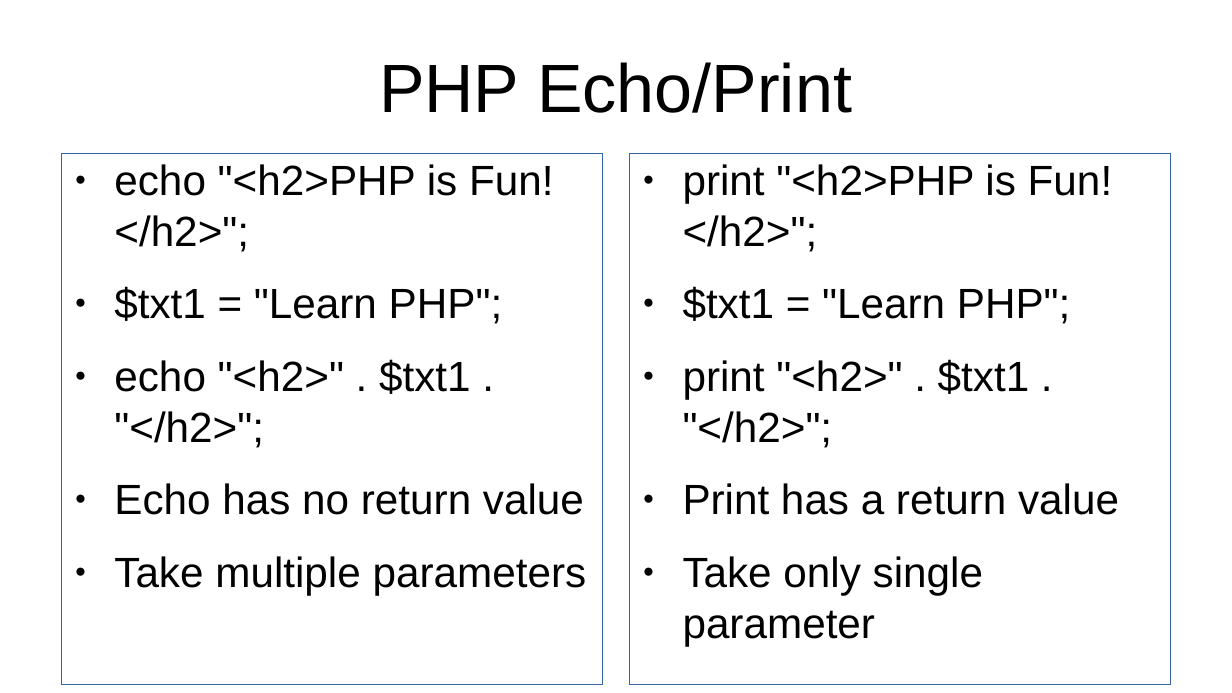
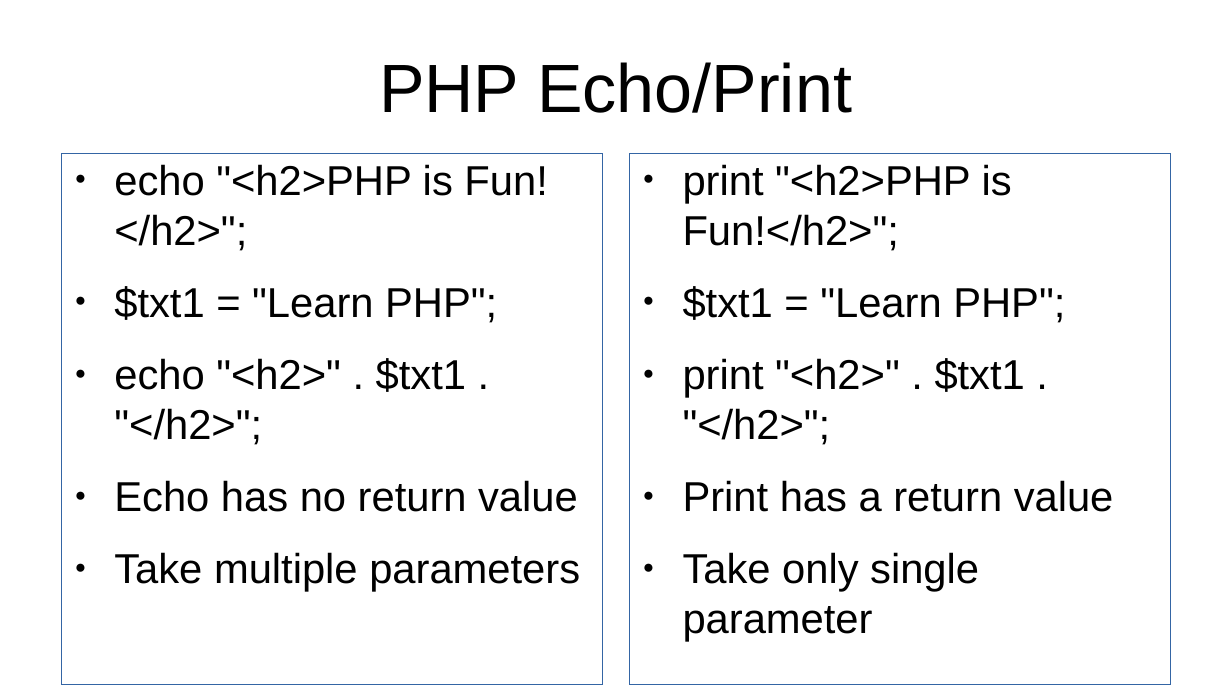
Before and after one commit to jhashuva/MVCTS, a slide deck: slide 8 of php_intro.pptx. Drawn at 1232x693 pixels with LibreOffice and Linux fonts; fonts in the diff are those of the drawing. Boxes give left, top, right and bottom in pixels: in the first picture for what was removed or moved away, otherwise in the second. Text is boxed around its words. In the diff, an @@ line names an element or a change of style, - is before the commit and + after.

```diff
--- a/php_intro.pptx
+++ b/php_intro.pptx
@@ rectangle "echo "<h2>PHP is Fun!</h2>";" at [61, 153, 603, 684]: size 27.2 to 26.9 pt @@
@@ rectangle "print "<h2>PHP is Fun!</h2>";" at [631, 153, 1172, 684]: size 27.2 to 26.9 pt @@
```
Also in this commit, not shown: 1 other slide changed, 5 slides added, 2 other files.
